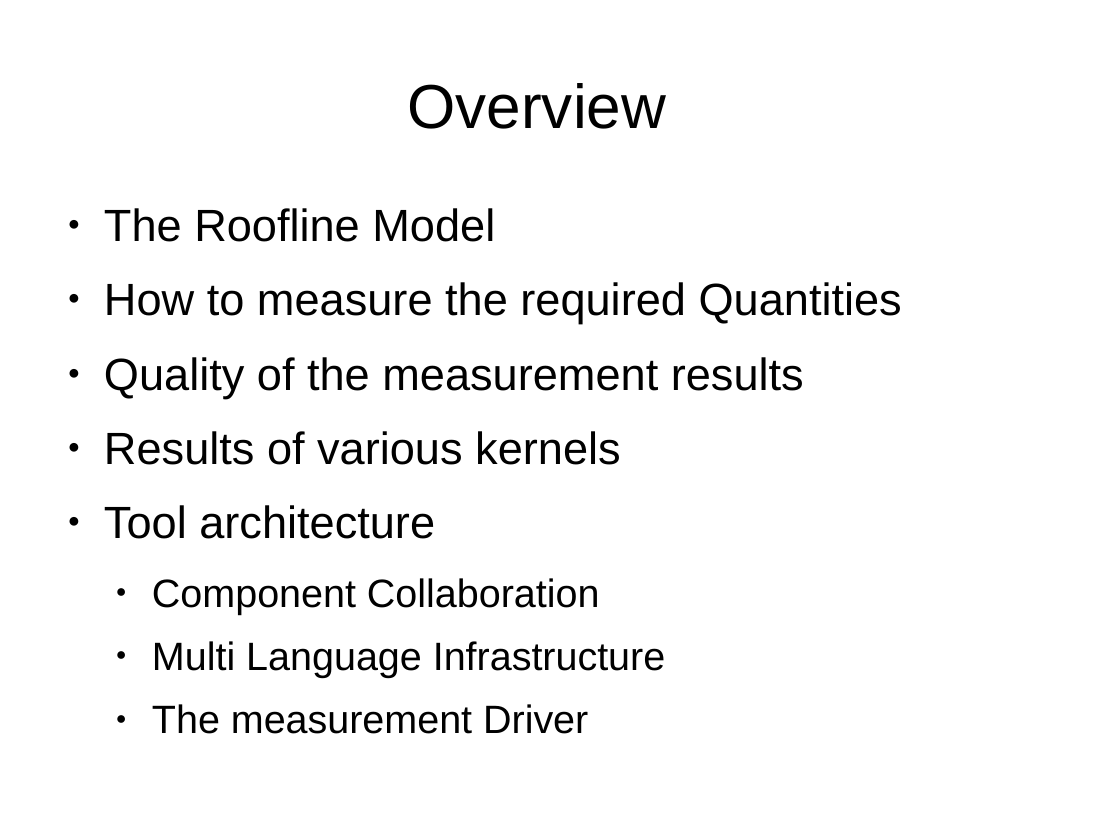
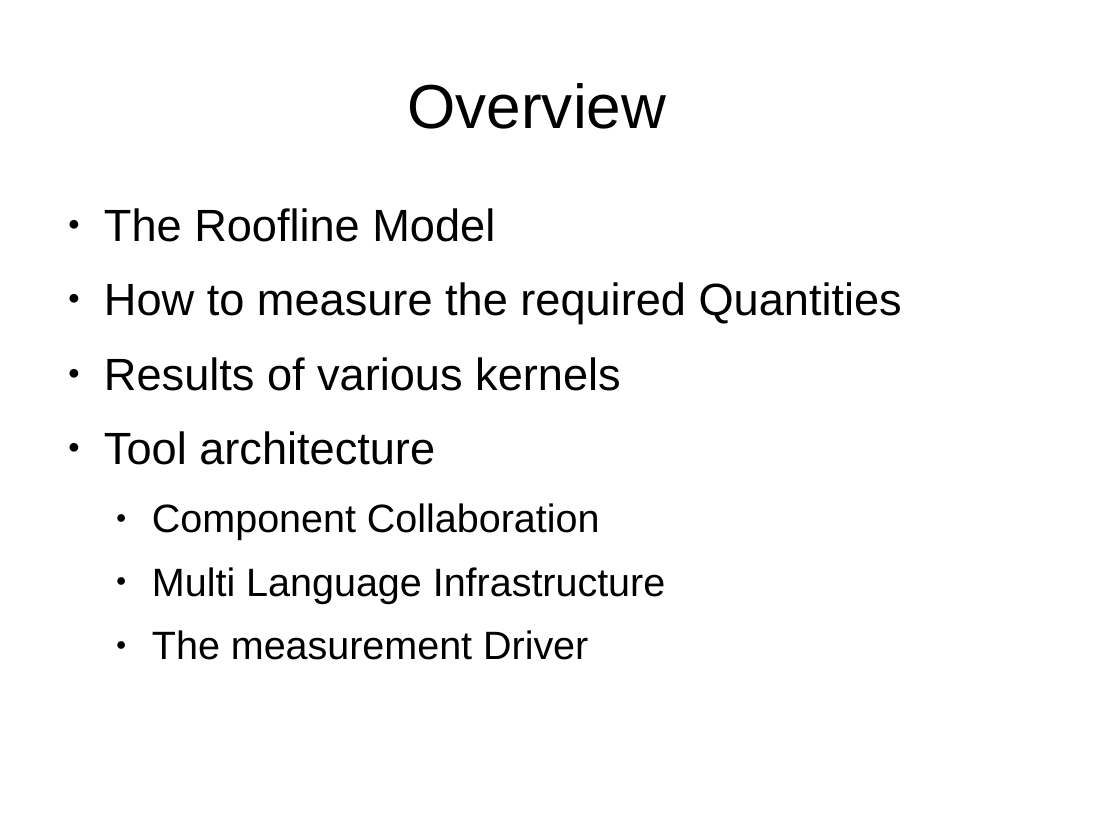
Before and after one commit to GeorgOfenbeck/Thesis_Steinmann, a slide deck: slide 2 of presentation.odp. Drawn at 1120x840 pixels with LibreOffice and Linux fonts; fonts in the diff are those of the drawing. Boxes give left, top, right and bottom in pixels: in the first picture for what was removed or moved away, otherwise in the second. Text is boxed around its words. In the diff, an @@ line names an element or a change of style, - is before the commit and + after.

Commit message:
started Core results, fixed RandomLoad error in document, but not in plots

```diff
--- a/presentation.odp
+++ b/presentation.odp
@@ text at (x1=104, y1=357, x2=804, y2=398): paragraph removed @@
-● Quality of the measurement results
```
Also in this commit, not shown: 1 other slide changed, 7 slides added, 1 other file.
